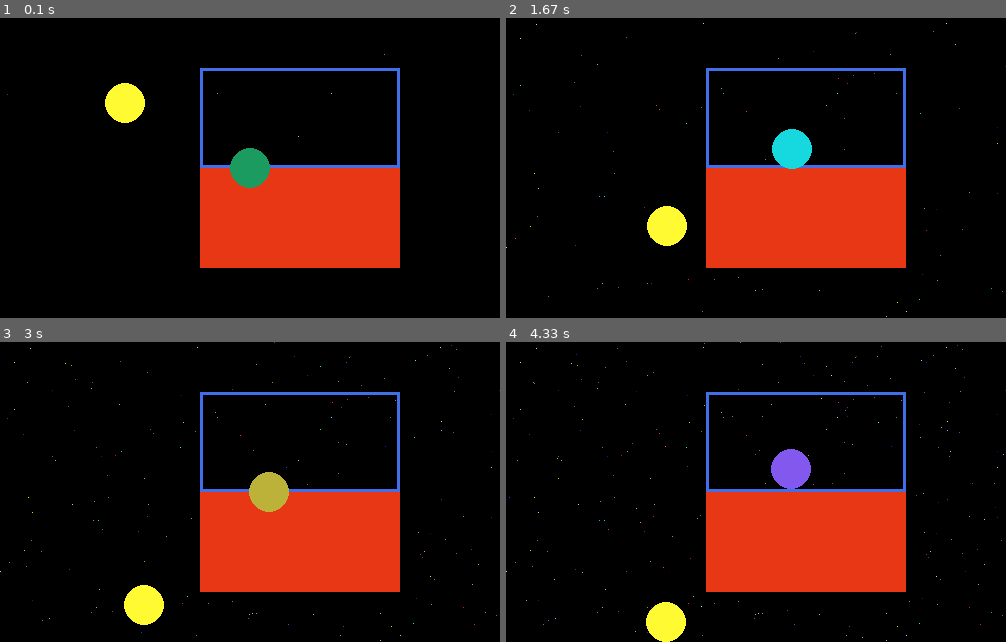
Above: before the commit, frames 1-4 (two rows, left to right).
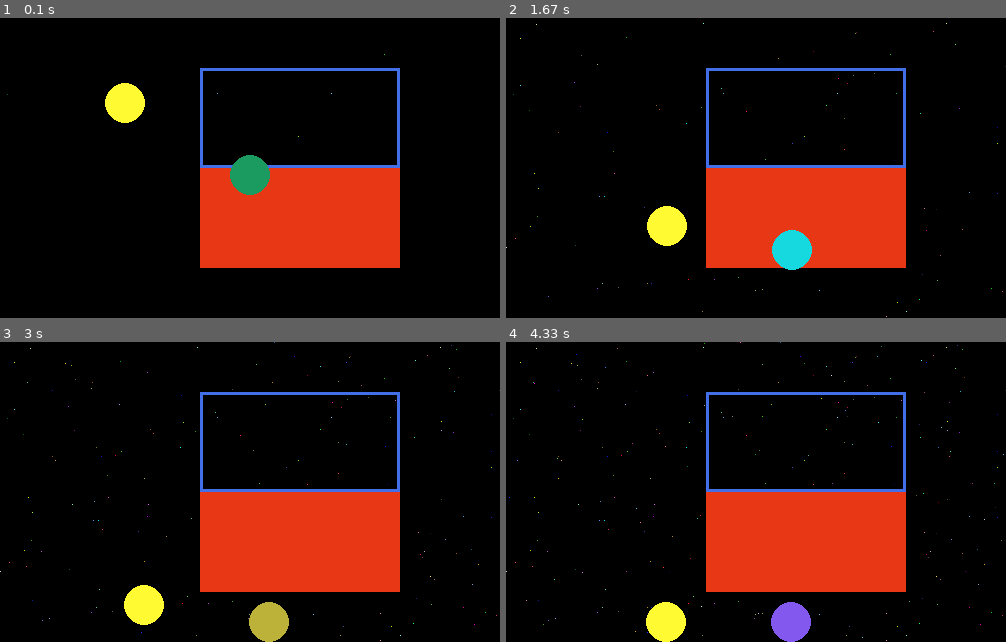
Above: after the commit, the same moments.

Repository: moeg100/randomCode
Game: pygame game, started from pyGameBasic.py
Same seed, same stepped clock (60 frames per second), same inputs: the game is played once before the commit and once after it.
Inputs:
- Up to frame 1 (0.1 s): no input
- Up to frame 2 (1.67 s): tap Space at 0.33, 0.73, 1.03, 1.23, 1.57 s; hold D 0.67-1.13 s; hold W 1.17-1.47 s; hold D from 1.5 s (still down)
- Up to frame 3 (3 s): tap Space at 1.87, 2.07, 2.37, 2.63, 2.97 s; release D at 1.97 s; hold A 2-2.53 s; hold S 2.57-2.87 s; hold A from 2.9 s (still down)
- Up to frame 4 (4.33 s): tap Space at 3.27, 3.4, 3.8, 4.1 s; release A at 3.3 s; hold W 3.33-3.7 s; hold D from 3.73 s (still down)

The runs differ from the first frame. In frame 1, 0.4% of the frame differs, in the area x 46-54%, y 43-59%; in frame 2, 1.6%, in the area x 53-62%, y 37-84%; in frame 3, 1.6%; in frame 4, 1.6%.

Commit message:
Implement ball physics with individual velocities
Added separate velocity variables for both balls and updated their physics calculations.

Diff:
--- a/pyGameBasic.py
+++ b/pyGameBasic.py
@@ -36,10 +36,10 @@
 
 # Ball 1
 ball_one = pygame.Vector2(SCREEN_WIDTH / 2, SCREEN_HEIGHT / 2)
-
+ball_velocity_one = 0
 # Ball 2 with gravity
 ball_two = pygame.Vector2(SCREEN_WIDTH / 4, SCREEN_HEIGHT / 4)
-ball_velocity_y = 0
+ball_velocity_two = 0
 
 
 print(ball_one)
@@ -58,11 +58,12 @@
         sys.exit()
 
     if keys[pygame.K_SPACE]:
-        global ball_velocity_y
-        ball_velocity_y -= GRAVITY
+        global ball_velocity_two
+        ball_velocity_two -= GRAVITY
 
     if keys[pygame.K_w]:
-        ball_one.y -= PLAYER_SPEED * dt
+        global ball_velocity_one
+        ball_velocity_one -= GRAVITY
 
     if keys[pygame.K_s]:
         ball_one.y += PLAYER_SPEED * dt
@@ -121,12 +122,23 @@
     )
 
     # Ball physics
-    ball_velocity_y += GRAVITY
-    ball_two.y += ball_velocity_y
+
+    ball_velocity_one += GRAVITY
+    ball_one.y += ball_velocity_one
+
+    ball_velocity_two += GRAVITY
+    ball_two.y += ball_velocity_two
+
+    if ball_one.y + BALL_RADIUS >= SCREEN_HEIGHT:
+        ball_one.y = SCREEN_HEIGHT - BALL_RADIUS
+        ball_velocity_one *= BOUNCE
+
 
     if ball_two.y + BALL_RADIUS >= SCREEN_HEIGHT:
         ball_two.y = SCREEN_HEIGHT - BALL_RADIUS
-        ball_velocity_y *= BOUNCE
+        ball_velocity_two *= BOUNCE
+
+
 
     #distance = mth.sqrt((ball_two.x - ball_one.x)**2 + (ball_two.y - ball_one.y)**2)
     distance = (ball_two.x - ball_one.x)**2 + (ball_two.y - ball_one.y)**2
